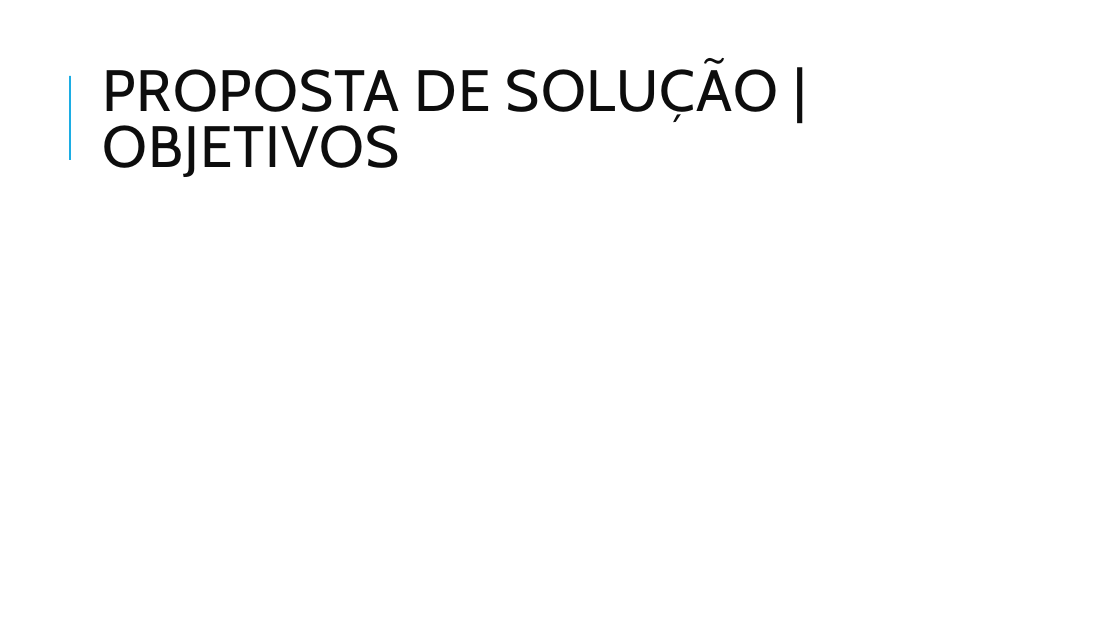
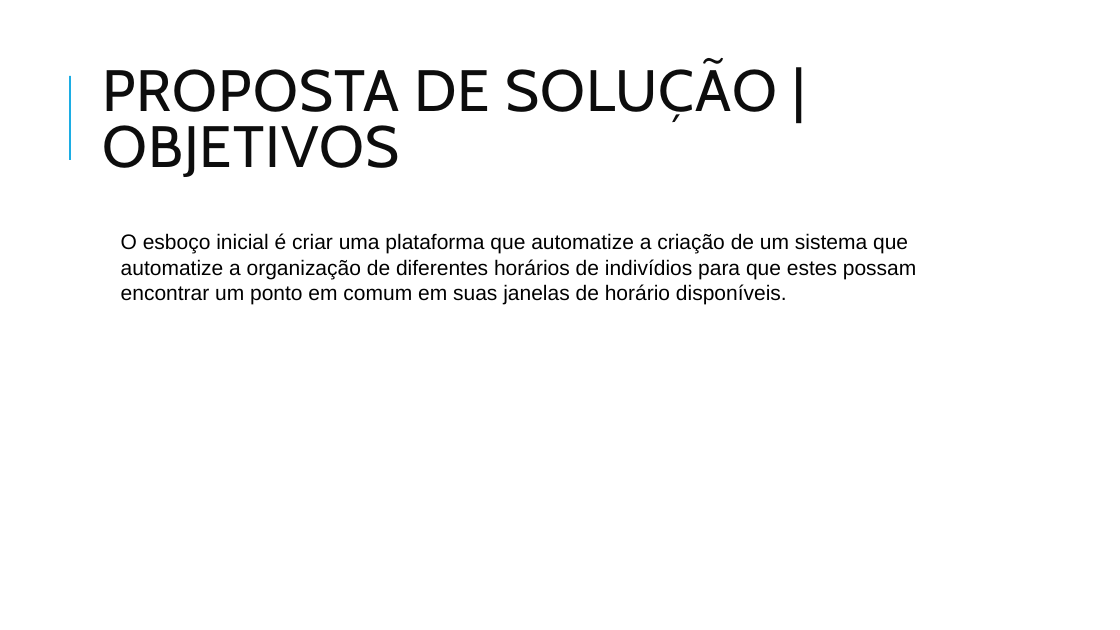
Before and after one commit to KaiohZz/tiaw-ppl-cc-m-20222-11-juntar-pessoas-para-esportes, a slide deck: slide 4 of docs/apresentacao/apresentacao - TEMPLATE.pptx. Drawn at 1120x630 pixels with LibreOffice and Linux fonts; fonts in the diff are those of the drawing. Boxes give left, top, right and bottom in pixels: in the first picture for what was removed or moved away, otherwise in the second. Text is boxed around its words. In the diff, an @@ line names an element or a change of style, - is before the commit and + after.

```diff
--- a/docs/apresentacao/apresentacao - TEMPLATE.pptx
+++ b/docs/apresentacao/apresentacao - TEMPLATE.pptx
@@ text added at (121,233,916,304), 18 pt, text #000000 @@
+O esboço inicial é criar uma plataforma que automatize a criação de um sistema que automatize a organização de diferentes horários de indivídios para que estes possam encontrar um ponto em comum em suas janelas de horário disponíveis.
```
Also in this commit, not shown: 5 other slides changed, 1 slide added, 1 slide removed.
